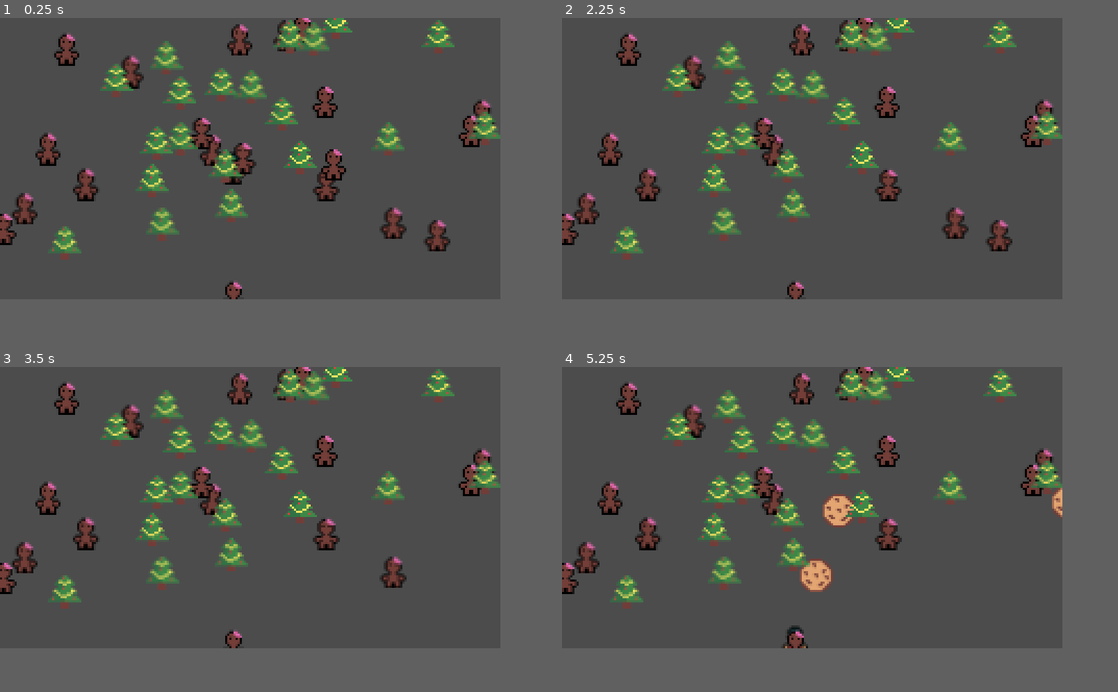
Above: before the commit, frames 1-4 (two rows, left to right).
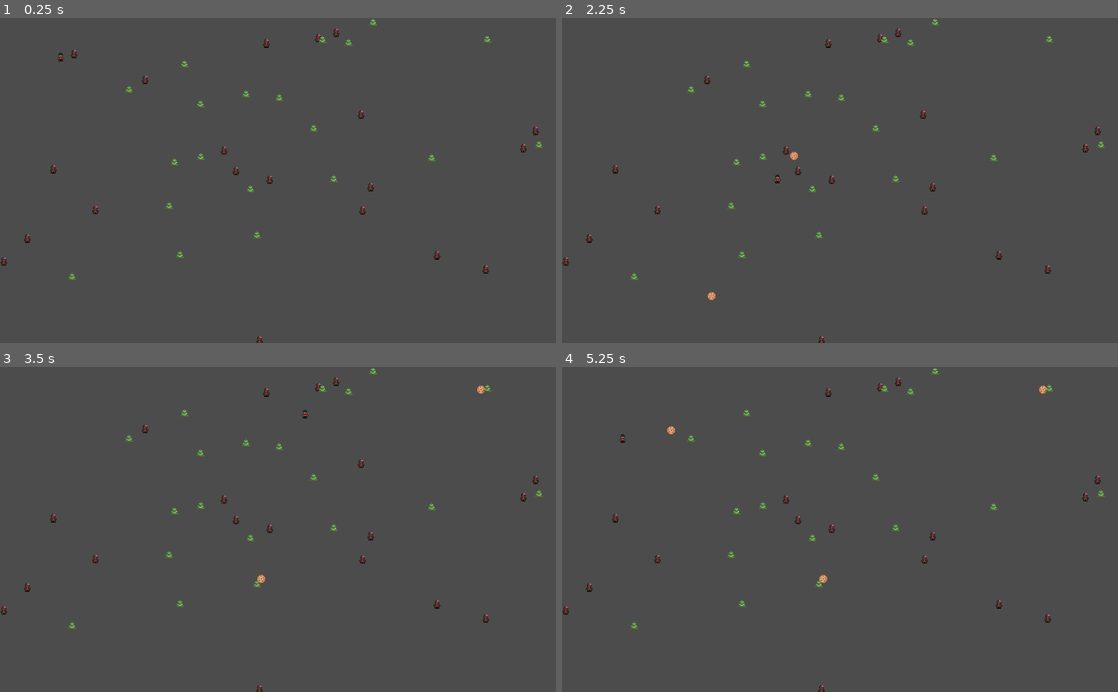
Above: after the commit, the same moments.

Repository: cznrhubarb/feliz-navidead
Game: Godot game, scene res://TestScene.tscn
Two runs of this game, one before a commit and one after it. Both use one fixed random seed, a clock stepped at 60 frames per second and the inputs below.
Inputs (mouse positions are in pixels of both pictures, inside the frame that each line leads up to):
- Up to frame 1 (0.25 s): no input
- Up to frame 2 (2.25 s): tap Enter at 0.5 s; move the mouse to (923, 144) at 0.52 s; press the mouse at (923, 144) at 0.53 s; hold D (move_right) 0.53-1.28 s; tap Space at 1.25 s; move the mouse to (712, 174) at 1.27 s; release the mouse at (712, 174) at 1.28 s; hold S (move_down) 1.28-2.03 s; click (712, 174) at 1.35 s; move the mouse to (862, 96) at 2.02 s; press the mouse at (862, 96) at 2.03 s; hold D (move_right) from 2.03 s (still down)
- Up to frame 3 (3.5 s): move the mouse to (222, 565) at 2.77 s; release D (move_right) at 2.78 s; release the mouse at (222, 565) at 2.78 s; hold W (move_up) from 2.78 s (still down); click (222, 565) at 2.85 s
- Up to frame 4 (5.25 s): move the mouse to (962, 549) at 3.52 s; release W (move_up) at 3.53 s; press the mouse at (962, 549) at 3.53 s; hold A (move_left) 3.53-5.03 s; move the mouse to (662, 464) at 4.27 s; release the mouse at (662, 464) at 4.28 s; click (662, 464) at 4.35 s; move the mouse to (840, 506) at 5.02 s; press the mouse at (840, 506) at 5.03 s; hold S (move_down) from 5.03 s (still down)
In our replay, the window is 720x405 before the commit and 800x468 after it. These sizes can differ from the game's own. Grey fills any space a smaller window leaves; there, only what the larger window draws over its background counts as a difference.

The runs differ from the first frame. In frame 1, 11% of the frame differs, in the area x 0-98%, y 0-100%; in frame 2, 11%; in frame 3, 11%; in frame 4, 11%.

Commit message:
Not even sure what this change is

Diff:
--- a/project.godot
+++ b/project.godot
@@ -17,15 +17,6 @@
 
 config/name="santaria"
 run/main_scene="res://TestScene.tscn"
-
-[display]
-
-window/size/width=240
-window/size/height=135
-window/size/test_width=960
-window/size/test_height=540
-window/stretch/mode="viewport"
-window/stretch/aspect="keep"
 
 [input]
 
